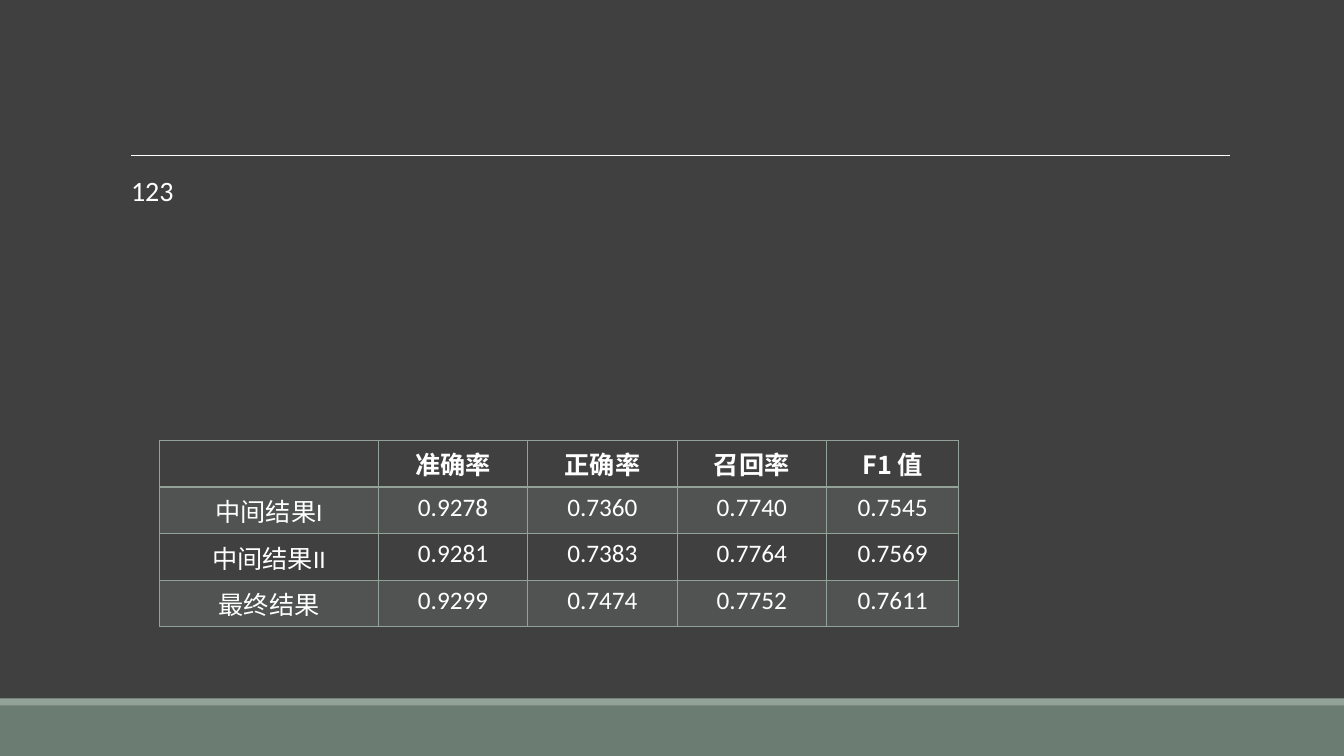
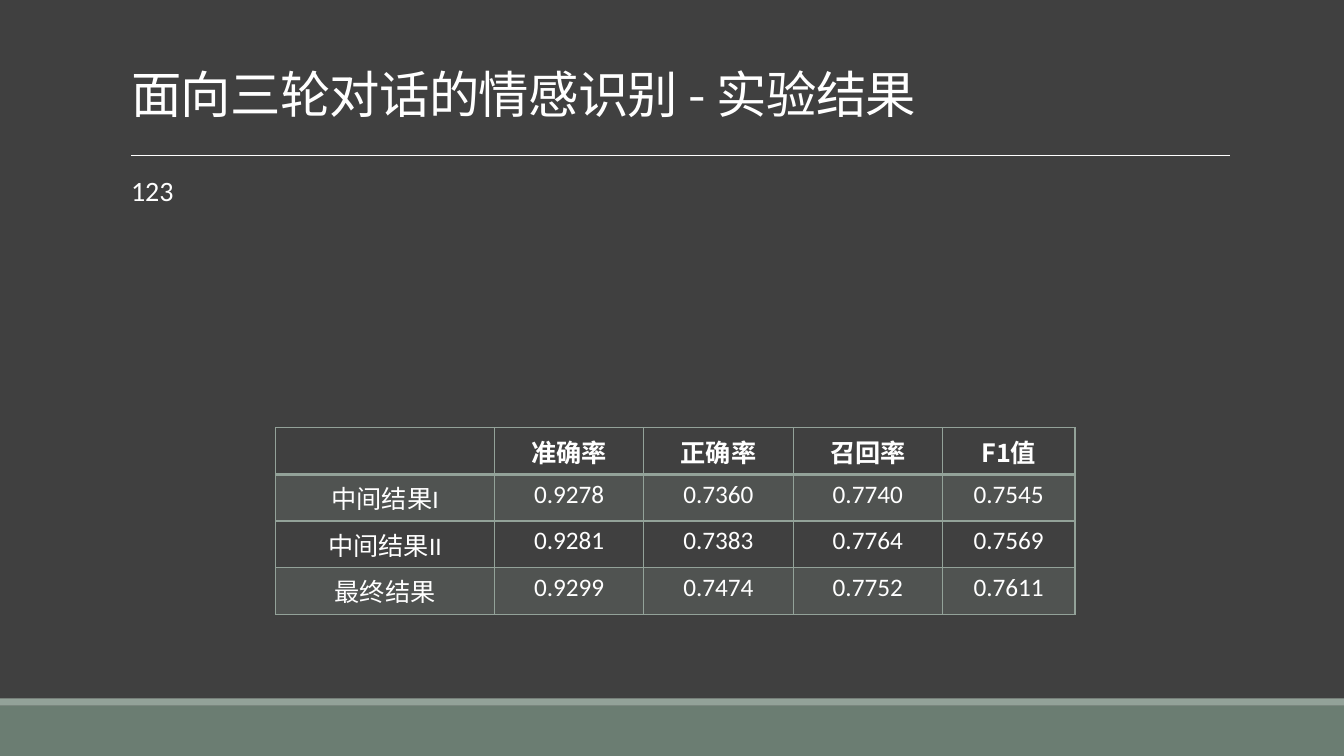
Before and after one commit to liangxh/grad2019, a slide deck: slide 31 of 计研163_梁锡豪_2016211014.pptx. Drawn at 1344x756 pixels with LibreOffice and Linux fonts; fonts in the diff are those of the drawing. Boxes give left, top, right and bottom in pixels: in the first picture for what was removed or moved away, otherwise in the second. Text is boxed around its words. In the diff, an @@ line names an element or a change of style, - is before the commit and + after.

```diff
--- a/计研163_梁锡豪_2016211014.pptx
+++ b/计研163_梁锡豪_2016211014.pptx
@@ title added at (131, 70, 916, 117), 36 pt, text #FFFFFF @@
+面向三轮对话的情感识别 - 实验结果
@@ table at (275, 427, 1074, 607) @@
-row 1, column 5: F1 值
+row 1, column 5: F1值
@@ table: place and size @@
-table at (159, 441, 958, 620)
+table at (275, 427, 1074, 607)
```
Also in this commit, not shown: 15 other slides changed, 3 slides added, 3 slides removed, 7 other files.
